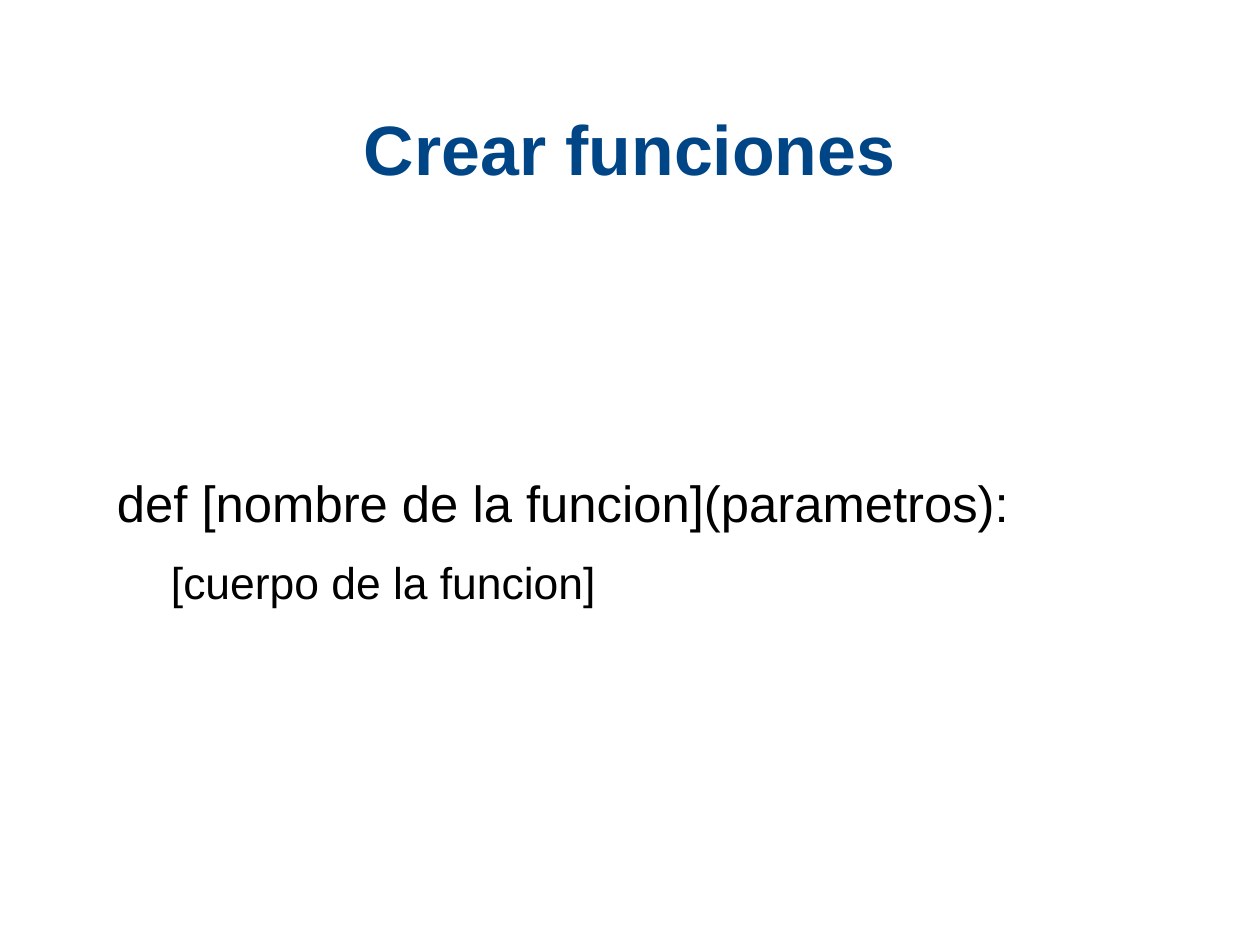
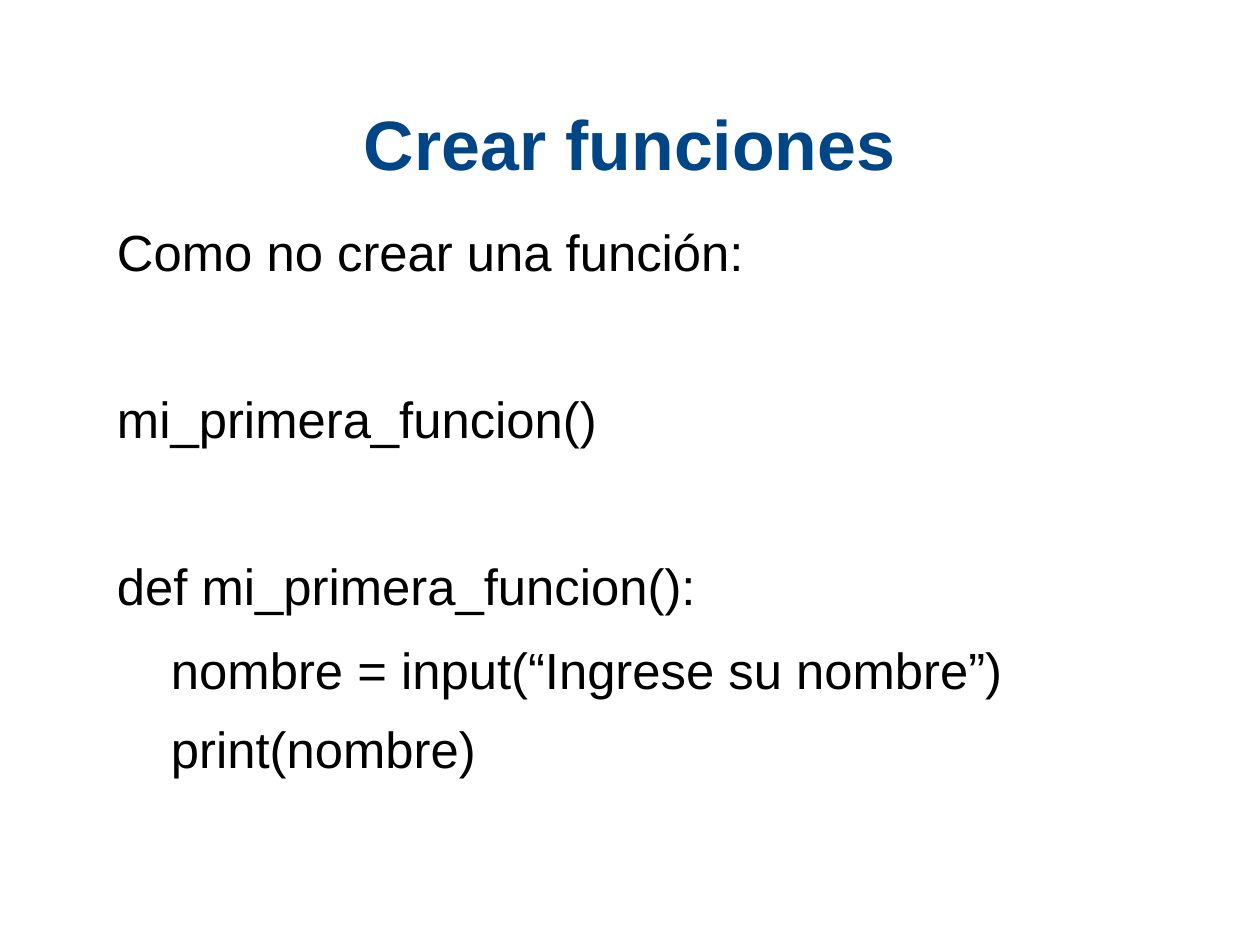
Before and after one commit to xDavidPM/Taller-Python, a slide deck: slide 8 of Python diapositiva dia 2.odp (slide 2 before the commit). Drawn at 1260x945 pixels with LibreOffice and Linux fonts; fonts in the diff are those of the drawing; background and template pictures are left out. Boxes give left, top, right and bottom in pixels: in the first picture for what was removed or moved away, otherwise in the second. Text is boxed around its words. In the diff, an @@ line names an element or a change of style, - is before the commit and + after.

```diff
--- a/Python diapositiva dia 2.odp
+++ b/Python diapositiva dia 2.odp
@@ title "Crear funciones": place and size @@
-title "Crear funciones" at [364,124,895,176]
+title "Crear funciones" at [364,119,895,171]
@@ text at [117,233,1002,778]: text changed @@
-def [nombre de la funcion](parametros):
-  [cuerpo de la funcion]
+Como no crear una función:
+mi_primera_funcion()
+def mi_primera_funcion():
+  nombre = input(“Ingrese su nombre”)
+  print(nombre)
```
Also in this commit, not shown: 14 slides added, 3 other files.
